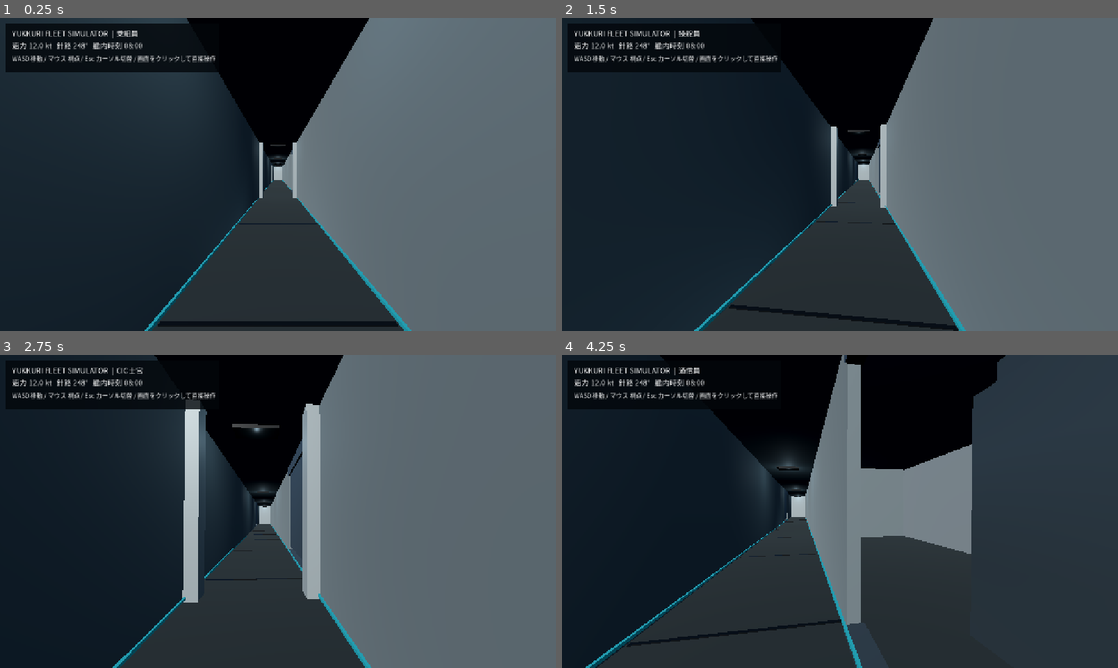
Above: before the commit, frames 1-4 (two rows, left to right).
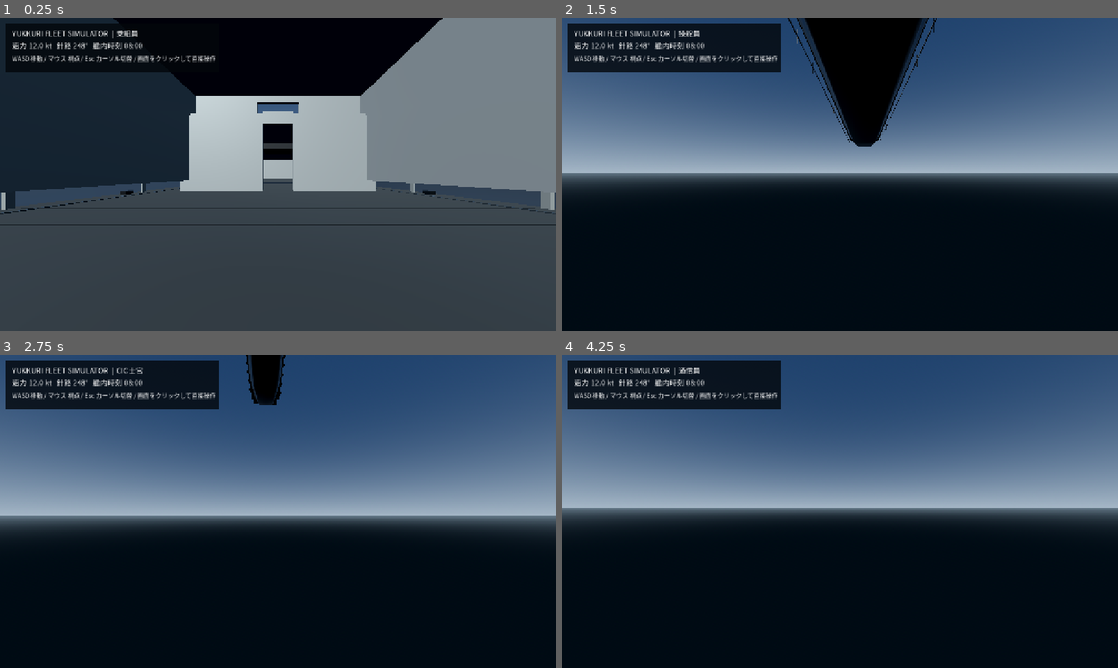
Above: after the commit, the same moments.

Repository: YukkuriP/Yukkuri-FPS-3
Game: Godot game, scene res://scenes/main.tscn
The game is run twice, just before and just after one commit, with the same random seed, the same clock (stepped at 60 frames per second) and the same inputs.
Inputs (mouse positions are in pixels of both pictures, inside the frame that each line leads up to):
- Up to frame 1 (0.25 s): no input
- Up to frame 2 (1.5 s): move the mouse to (867, 174) at 0.52 s; hold W (fleet_fwd) from 0.53 s (still down); tap 1 at 0.6 s; click (867, 174) at 0.67 s; move the mouse to (812, 174) at 1.27 s; tap 2 at 1.35 s
- Up to frame 3 (2.75 s): keep holding W (fleet_fwd); move the mouse to (289, 505) at 2.02 s; tap 3 at 2.1 s
- Up to frame 4 (4.25 s): keep holding W (fleet_fwd); move the mouse to (834, 517) at 2.77 s; tap 4 at 2.85 s; click (834, 517) at 2.92 s; move the mouse to (878, 514) at 3.52 s; tap 5 at 3.6 s

The runs differ from the first frame. In frame 1, 57% of the frame differs, in the area x 0-100%, y 0-100%; in frame 2, 76%; in frame 3, 77%; in frame 4, 80%.
Error after the commit: Parse Error: Identifier "knuckle" not declared in the current scope. (res://scripts/deck_plan.gd:244)

Commit message:
Replace sliding doors with hinged steel doors and realistic bulkhead detailing

Diff:
--- a/scripts/deck_plan.gd
+++ b/scripts/deck_plan.gd
@@ -16,23 +16,26 @@
 var glass_mat: StandardMaterial3D
 var light_mat: StandardMaterial3D
 var ui_font: SystemFont
+var active_door: Node3D
+var active_door_side := 1
 
 func _ready() -> void:
 	ui_font = SystemFont.new()
 	ui_font.font_names = PackedStringArray(["Yu Gothic UI", "Meiryo UI", "Meiryo", "Noto Sans CJK JP"])
-	wall_mat = _mat(Color(0.48, 0.53, 0.54), 0.18, 0.82)
-	floor_mat = _mat(Color(0.16, 0.20, 0.21), 0.32, 0.88)
-	trim_mat = _mat(Color(0.34, 0.40, 0.42), 0.65, 0.38)
+	wall_mat = _mat(Color(0.57, 0.56, 0.51), 0.08, 0.9)
+	floor_mat = _mat(Color(0.19, 0.21, 0.21), 0.12, 0.94)
+	trim_mat = _mat(Color(0.31, 0.33, 0.32), 0.48, 0.62)
 	dark_mat = _mat(Color(0.035, 0.055, 0.065), 0.35, 0.48)
 	glass_mat = _mat(Color(0.018, 0.10, 0.13), 0.6, 0.2)
-	light_mat = _mat(Color(0.18, 0.72, 0.76), 0.15, 0.3)
+	light_mat = _mat(Color(0.72, 0.68, 0.53), 0.05, 0.65)
 	light_mat.emission_enabled = true
-	light_mat.emission = Color(0.025, 0.22, 0.25)
+	light_mat.emission = Color(0.035, 0.025, 0.008)
 	_build_deck()
 	_build_lower_deck_and_stairs()
 	_build_compartments()
 	_build_passage_walls()
 	_build_passage_details()
+	_build_wall_finish()
 	_build_furniture()
 	_build_helm_station()
 
@@ -209,33 +212,81 @@
 
 
 func _add_auto_door(side: int, z: float) -> void:
-	var door := Node3D.new()
-	door.name = "AutomaticCompartmentDoor"
-	door.add_to_group("compartment_doors")
-	door.position = Vector3(float(side) * PASSAGE_HALF, DECK_Y + WALL_H * 0.5, z)
-	add_child(door)
-	_box(door, "Watertight-style sliding door panel", Vector3.ZERO, Vector3(0.12, 3.25, 1.62), trim_mat, true)
+	# Heavy painted-steel hinged door, swinging into the adjoining compartment.
+	var hinge := Node3D.new()
+	hinge.name = "AutomaticCompartmentDoor"
+	hinge.add_to_group("compartment_doors")
+	hinge.position = Vector3(float(side) * PASSAGE_HALF, DECK_Y + WALL_H * 0.5, z - 0.81)
+	add_child(hinge)
+	var leaf := AnimatableBody3D.new()
+	leaf.name = "DoorLeaf"
+	leaf.position = Vector3(0, 0, 0.81)
+	leaf.sync_to_physics = true
+	hinge.add_child(leaf)
+	_box(leaf, "Painted steel door leaf", Vector3.ZERO, Vector3(0.10, 3.18, 1.58), wall_mat)
+	var collision := CollisionShape3D.new()
+	var collision_box := BoxShape3D.new()
+	collision_box.size = Vector3(0.11, 3.18, 1.58)
+	collision.shape = collision_box
+	leaf.add_child(collision)
+	for y in [-1.12, 1.12]:
+		_box(leaf, "Door stiffening bead", Vector3(-float(side) * 0.058, y, 0), Vector3(0.018, 0.055, 1.34), trim_mat)
+	_box(leaf, "Door inspection plate", Vector3(-float(side) * 0.061, 0, 0), Vector3(0.018, 0.72, 0.48), dark_mat)
+	for y in [-1.18, 0.0, 1.18]:
+		var knuckle := MeshInstance3D.new()
+		var cylinder := CylinderMesh.new()
+		cylinder.top_radius = 0.055
+		cylinder.bottom_radius = 0.055
+		cylinder.height = 0.24
+		knuckle.mesh = cylinder
+		knuckle.position = Vector3(0, y, -0.73)
+		knuckle.material_override = trim_mat
+	hinge.add_child(knuckle)
+	var handle_x := -float(side) * 0.075
+	_box(leaf, "Door handle backing", Vector3(handle_x, 0, 0.48), Vector3(0.025, 0.22, 0.22), dark_mat)
+	var handle := MeshInstance3D.new()
+	var handle_mesh := CylinderMesh.new()
+	handle_mesh.top_radius = 0.025
+	handle_mesh.bottom_radius = 0.025
+	handle_mesh.height = 0.24
+	handle.mesh = handle_mesh
+	handle.position = Vector3(handle_x - float(side) * 0.035, 0, 0.48)
+	handle.rotation.x = PI * 0.5
+	handle.material_override = trim_mat
+	leaf.add_child(handle)
+	for z_offset in [-0.91, 0.91]:
+		_box(hinge, "Door frame jamb", Vector3(0, 0, z_offset), Vector3(0.16, 3.55, 0.14), trim_mat)
+	_box(hinge, "Door frame header", Vector3(0, 1.78, 0), Vector3(0.18, 0.12, 1.95), trim_mat)
+	_box(hinge, "Door sill", Vector3(0, -1.76, 0), Vector3(0.22, 0.08, 1.95), trim_mat)
 	var area := Area3D.new()
-	area.name = "DoorApproachSensor"
-	area.position = door.position
+	area.name = "DoorInteractionArea"
 	area.collision_layer = 0
 	area.collision_mask = 1
-	var sensor_shape := CollisionShape3D.new()
-	var sensor_box := BoxShape3D.new()
-	sensor_box.size = Vector3(2.8, 3.4, 2.8)
-	sensor_shape.shape = sensor_box
-	area.add_child(sensor_shape)
-	add_child(area)
-	area.body_entered.connect(_on_door_area_entered.bind(door, side))
-	area.body_exited.connect(_on_door_area_exited.bind(door, side))
-
-func _on_door_area_entered(_body: Node3D, door: Node3D, side: int) -> void:
-	var tween := door.create_tween()
-	tween.tween_property(door, "position:x", float(side) * (PASSAGE_HALF + 2.0), 0.28)
-
-func _on_door_area_exited(_body: Node3D, door: Node3D, side: int) -> void:
-	var tween := door.create_tween()
-	tween.tween_property(door, "position:x", float(side) * PASSAGE_HALF, 0.28)
+	var sensor := CollisionShape3D.new()
+	var sensor_shape := BoxShape3D.new()
+	sensor_shape.size = Vector3(3.0, 3.4, 3.2)
+	sensor.shape = sensor_shape
+	area.add_child(sensor)
+	hinge.add_child(area)
+	area.body_entered.connect(_on_door_area_entered.bind(hinge, side))
+	area.body_exited.connect(_on_door_area_exited.bind(hinge, side))
+
+func _on_door_area_entered(body: Node3D, door: Node3D, side: int) -> void:
+	if body.name == "Player":
+		active_door = door
+		active_door_side = side
+
+func _on_door_area_exited(body: Node3D, door: Node3D, _side: int) -> void:
+	if body.name == "Player" and active_door == door:
+		active_door = null
+
+func _process(_delta: float) -> void:
+	if active_door != null and Input.is_action_just_pressed("fleet_interact"):
+		var target_angle := 0.0 if absf(active_door.rotation.y) > 0.1 else float(active_door_side) * PI * 0.5
+		var tween := active_door.create_tween()
+		tween.set_trans(Tween.TRANS_SINE)
+		tween.set_ease(Tween.EASE_IN_OUT)
+		tween.tween_property(active_door, "rotation:y", target_angle, 0.65)
 
 func _build_passage_details() -> void:
 	for z in range(-34, 40, 2):
@@ -250,6 +301,41 @@
 		add_child(light)
 	for side in [-1.0, 1.0]:
 		_box(self, "Emergency guidance strip", Vector3(side * 1.22, DECK_Y + 0.08, 2), Vector3(0.035, 0.04, 72), light_mat)
+
+func _build_wall_finish() -> void:
+	var panel := _mat(Color(0.63, 0.62, 0.57), 0.04, 0.93)
+	var seam := _mat(Color(0.25, 0.27, 0.26), 0.18, 0.8)
+	var kick := _mat(Color(0.28, 0.30, 0.29), 0.42, 0.72)
+	var pipe_mat := _mat(Color(0.38, 0.40, 0.37), 0.62, 0.48)
+	for side in [-1.0, 1.0]:
+		var wall_x := side * 1.245
+		for z in range(-34, 39, 3):
+			_box(self, "Bulkhead removable wall panel", Vector3(wall_x, 3.05, float(z)), Vector3(0.025, 2.85, 2.82), panel)
+			_box(self, "Bulkhead panel joint", Vector3(wall_x - side * 0.018, 3.05, float(z) + 1.43), Vector3(0.018, 2.9, 0.025), seam)
+		for y in [1.72, 4.35]:
+			_box(self, "Bulkhead panel seam", Vector3(wall_x - side * 0.02, y, 2), Vector3(0.02, 0.025, 72), seam)
+		_box(self, "Bulkhead kick plate", Vector3(wall_x - side * 0.03, 1.78, 2), Vector3(0.055, 0.62, 72), kick)
+		_box(self, "Overhead cable trunk", Vector3(side * 1.12, 4.82, 2), Vector3(0.22, 0.18, 72), pipe_mat)
+		for z in range(-32, 39, 8):
+			_box(self, "Bulkhead stiffener", Vector3(wall_x - side * 0.035, 3.05, float(z)), Vector3(0.07, 3.1, 0.12), seam)
+		for z in [-25.0, -13.0, 1.0, 17.0, 31.0]:
+			_box(self, "Electrical access cover", Vector3(wall_x - side * 0.045, 3.25, z), Vector3(0.035, 0.62, 0.82), kick)
+			_box(self, "Access cover latch", Vector3(wall_x - side * 0.07, 3.25, z + 0.31), Vector3(0.025, 0.12, 0.08), trim_mat)
+		for z in [-19.0, 9.0, 27.0]:
+			_box(self, "Ventilation grille casing", Vector3(wall_x - side * 0.045, 4.25, z), Vector3(0.04, 0.34, 1.1), seam)
+			for row in range(5):
+				_box(self, "Vent grille slat", Vector3(wall_x - side * 0.075, 4.12 + float(row) * 0.065, z), Vector3(0.025, 0.025, 0.96), trim_mat)
+	for x in [-0.95, -0.48, 0.48, 0.95]:
+		var pipe := MeshInstance3D.new()
+		var cylinder := CylinderMesh.new()
+		cylinder.top_radius = 0.045
+		cylinder.bottom_radius = 0.045
+		cylinder.height = 72.0
+		pipe.mesh = cylinder
+		pipe.position = Vector3(x, 4.92, 2)
+		pipe.rotation.x = PI * 0.5
+		pipe.material_override = pipe_mat
+		add_child(pipe)
 
 func _build_furniture() -> void:
 	# Furnishings are kept clear of the doorway and passage collision volumes.
